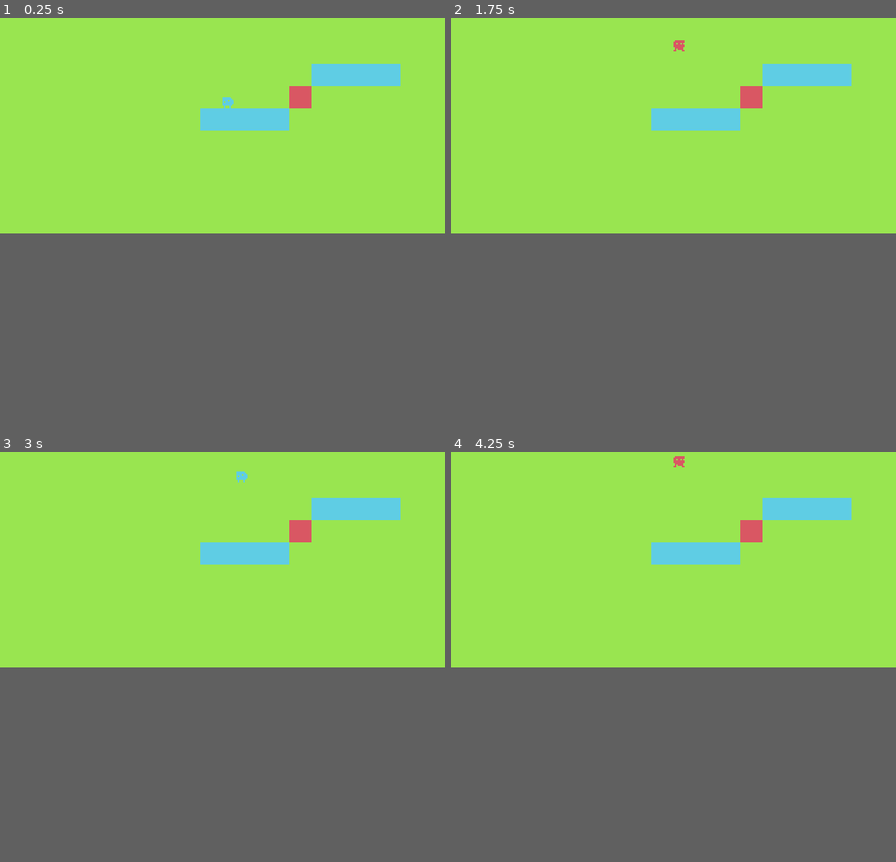
Above: before the commit, frames 1-4 (two rows, left to right).
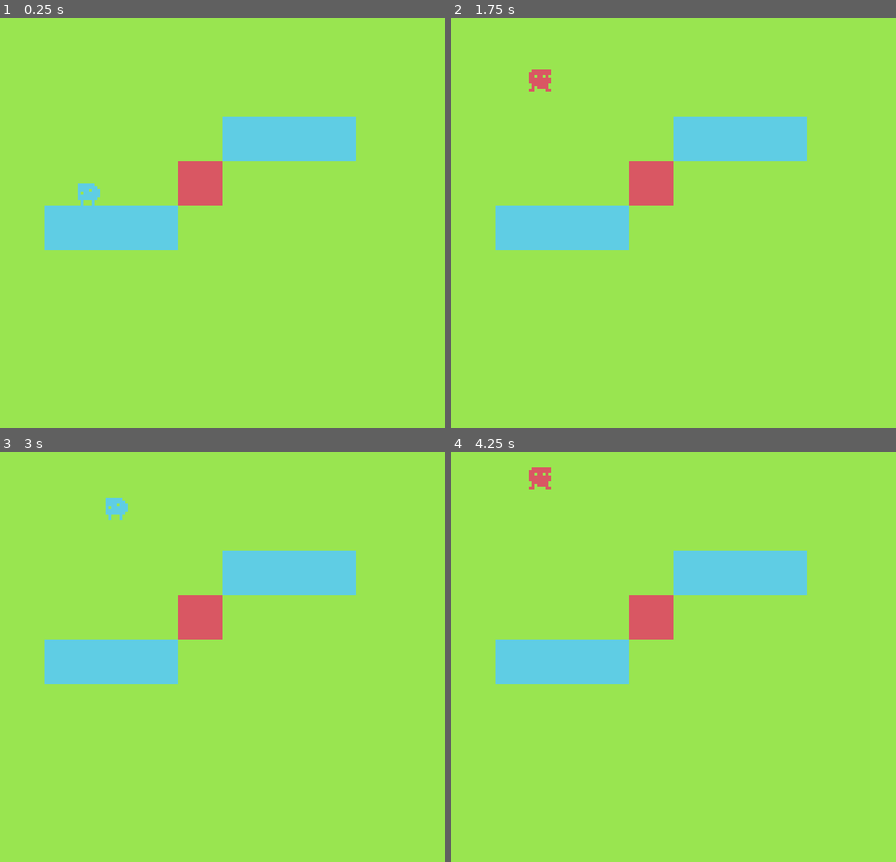
Above: after the commit, the same moments.

Repository: 2qar/true
Game: Godot game, scene res://world.tscn
Two runs of this game, one before a commit and one after it. Both use one fixed random seed, a clock stepped at 60 frames per second and the inputs below.
Inputs:
- Up to frame 1 (0.25 s): no input
- Up to frame 2 (1.75 s): tap Enter (ui_accept) at 0.5, 0.77, 1.52 s; hold D (right) from 0.53 s (still down)
- Up to frame 3 (3 s): release D (right) at 2.03 s; hold A (left) 2.03-2.78 s; tap Enter (ui_accept) at 2.75 s; hold D (right) from 2.78 s (still down)
- Up to frame 4 (4.25 s): keep holding D (right); tap Enter (ui_accept) at 3.02, 3.77 s
The window is 640x360 before the commit and 640x640 after it. Grey fills any space a smaller window leaves; there, only what the larger window draws over its background counts as a difference.

The runs differ from the first frame. In frame 1, 9.3% of the frame differs, in the area x 10-90%, y 11-57%; in frame 2, 9.3%, in the area x 10-90%, y 5-57%; in frame 3, 9.3%; in frame 4, 9.3%.

Commit message:
set up for multiple scenes in one

Diff:
--- a/player.gd
+++ b/player.gd
@@ -17,10 +17,10 @@
 	for sprite in sprites:
 		var data = sprite.get_data()
 		data.lock()
-		modulates.append(data.get_pixel(4, 4).to_html())
+		modulates.append(data.get_pixel(4, 4))
 		data.unlock()
 
-	VisualServer.set_default_clear_color(modulates[level_color])
+	get_node("../background").color = modulates[level_color]
 	$Sprite.texture = sprites[color]
 
 func _physics_process(delta):
--- a/project.godot
+++ b/project.godot
@@ -21,8 +21,8 @@
 
 [display]
 
-window/size/width=320
-window/size/height=180
+window/size/width=160
+window/size/height=160
 window/size/resizable=false
 window/stretch/mode="viewport"
 window/stretch/aspect="keep"
--- a/world.tscn
+++ b/world.tscn
@@ -9,8 +9,20 @@
 
 [node name="world" type="Node2D"]
 
+[node name="Camera2D" type="Camera2D" parent="."]
+current = true
+
+[node name="background" type="ColorRect" parent="."]
+margin_left = -80.0
+margin_top = -80.0
+margin_right = 80.0
+margin_bottom = 80.0
+__meta__ = {
+"_edit_lock_": true
+}
+
 [node name="player" type="KinematicBody2D" parent="."]
-position = Vector2( 4, -4 )
+position = Vector2( -48, -4 )
 script = ExtResource( 1 )
 __meta__ = {
 "_edit_group_": true
@@ -26,22 +38,19 @@
 [node name="CollisionShape2D" type="CollisionShape2D" parent="player"]
 shape = SubResource( 1 )
 
-[node name="Camera2D" type="Camera2D" parent="."]
-current = true
-
 [node name="red" type="TileMap" parent="."]
 modulate = Color( 0.85098, 0.341176, 0.388235, 1 )
 tile_set = ExtResource( 3 )
 cell_size = Vector2( 16, 16 )
 format = 1
-tile_data = PoolIntArray( -65533, 0, 0 )
+tile_data = PoolIntArray( -1, 0, 0 )
 
 [node name="blue" type="TileMap" parent="."]
 modulate = Color( 0.372549, 0.803922, 0.894118, 1 )
 tile_set = ExtResource( 3 )
 cell_size = Vector2( 16, 16 )
 format = 1
-tile_data = PoolIntArray( -131068, 0, 0, -131067, 0, 0, -131066, 0, 0, -131065, 0, 0, 65535, 0, 0, 0, 0, 0, 1, 0, 0, 2, 0, 0 )
+tile_data = PoolIntArray( -131072, 0, 0, -131071, 0, 0, -131070, 0, 0, 65532, 0, 0, 65533, 0, 0, 65534, 0, 0 )
 
 [node name="green" type="TileMap" parent="."]
 modulate = Color( 0.6, 0.898039, 0.313726, 1 )
